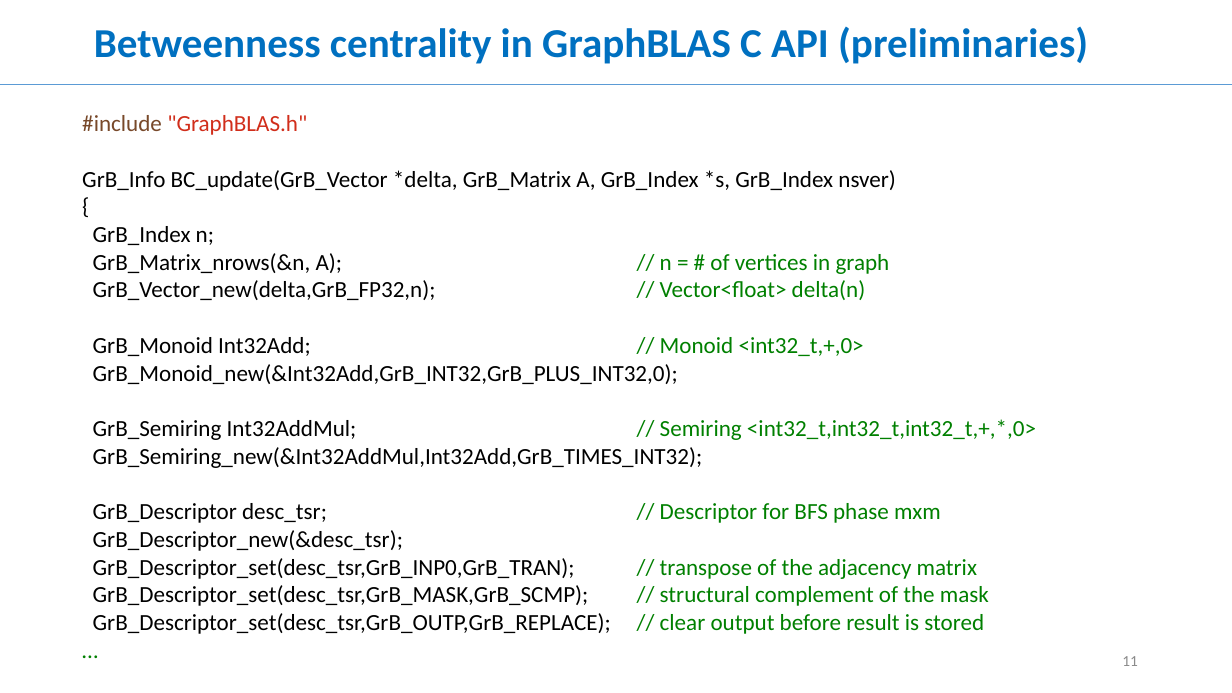
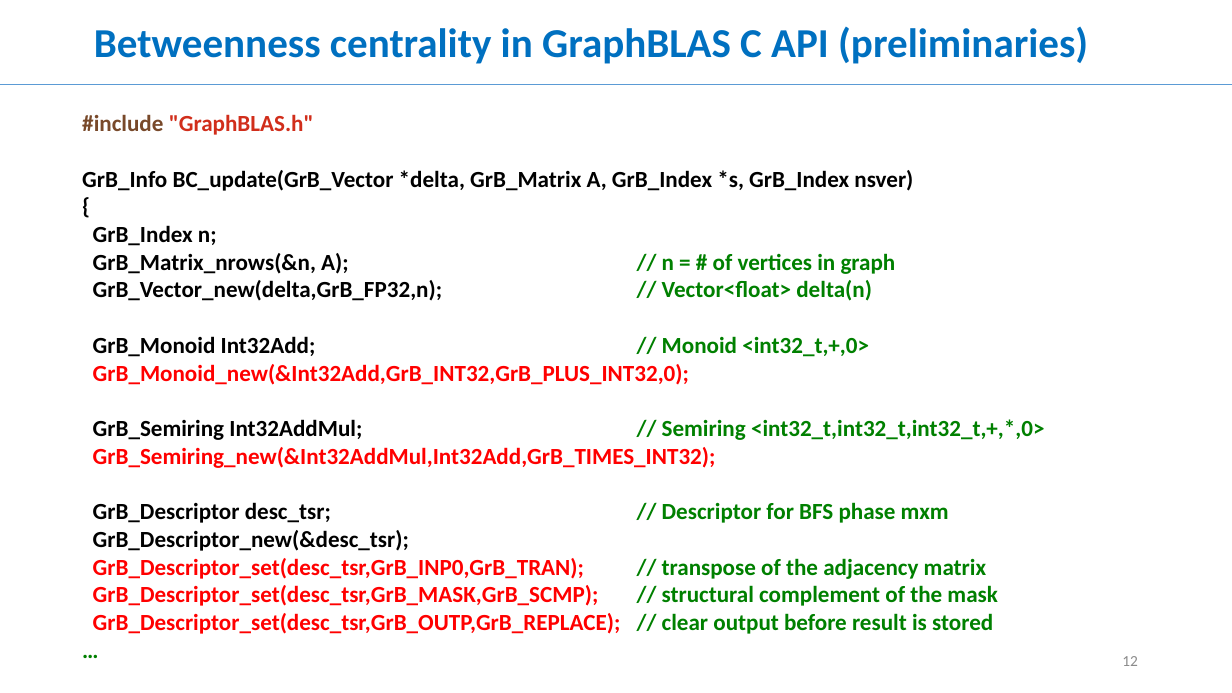
Before and after one commit to GraphBLAS/graphblas-api-c, a slide deck: slide 12 of GABB17/GABB17.pptx (slide 11 before the commit). Drawn at 1232x693 pixels with LibreOffice and Linux fonts; fonts in the diff are those of the drawing. Boxes give left, top, right and bottom in pixels: in the first picture for what was removed or moved away, otherwise in the second. Text is boxed around its words. In the diff, an @@ line names an element or a change of style, - is before the commit and + after.

Commit message:
more slides

```diff
--- a/GABB17/GABB17.pptx
+++ b/GABB17/GABB17.pptx
@@ text "#include "GraphBLAS.h"" at bbox=[82, 114, 1045, 634]: bold on; text colour #000000 to #FF0000 in "GrB_Monoid_new(&Int32Add,GrB_INT32,GrB_PLUS_INT32,0);", "GrB_Semiring_new(&Int32AddMul,Int32Add,GrB_TIMES_INT32);", "GrB_Descriptor_set(desc_tsr,GrB_INP0,GrB_TRAN);", "GrB_Descriptor_set(desc_tsr,GrB_MASK,GrB_SCMP);" and 1 more places @@
@@ page number at bbox=[1122, 656, 1138, 666]: text changed @@
-11
+12
```
Also in this commit, not shown: 2 other slides changed, 3 slides added.
